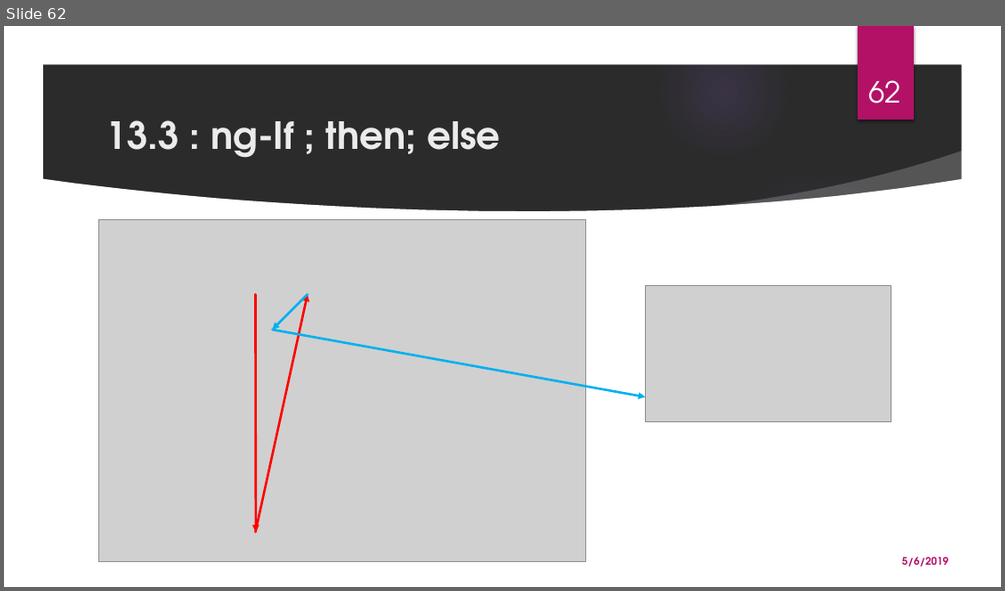
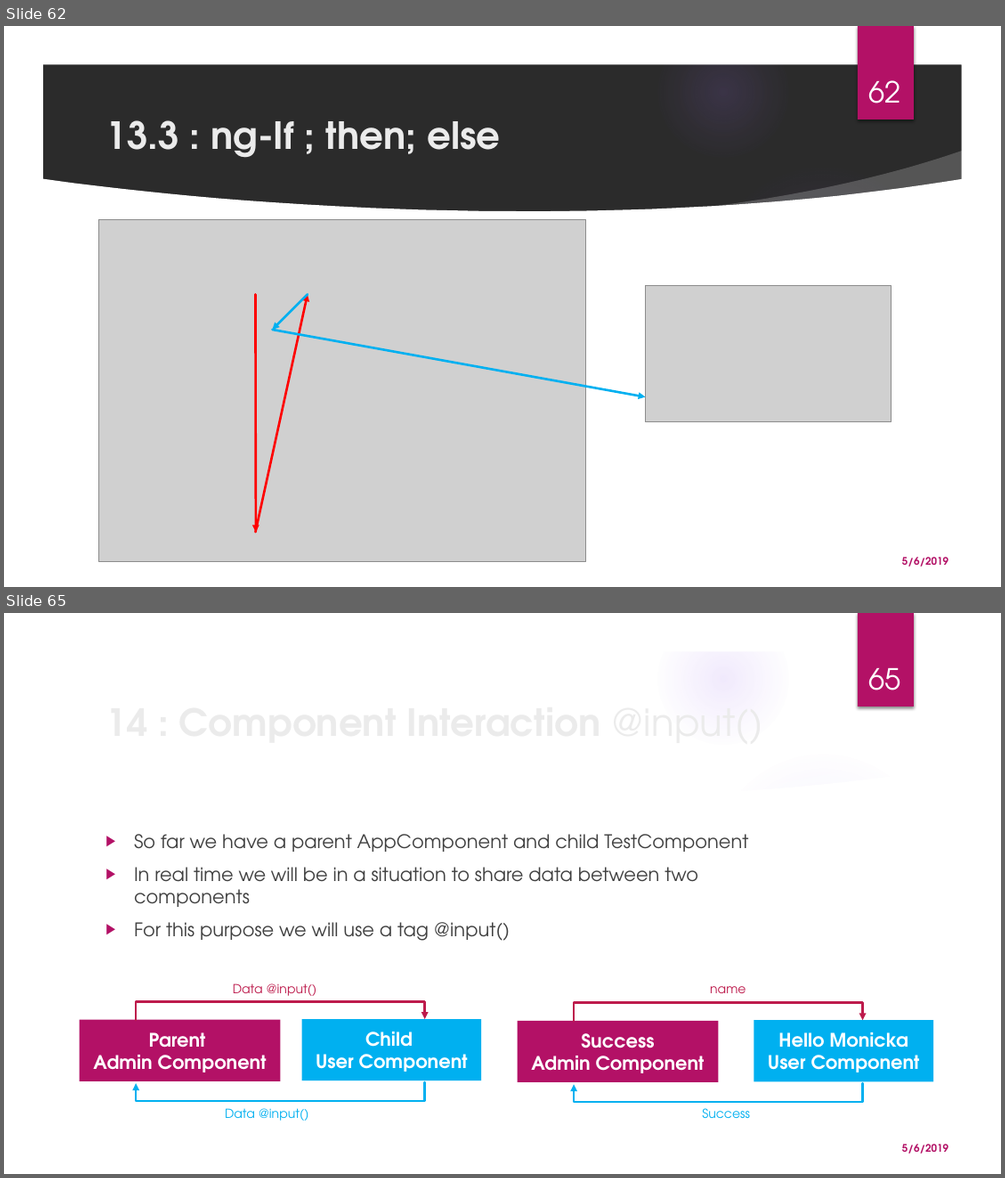
Before and after one commit to monicka2479/AngularSession, a slide deck: Angular Presentation.pptx. Shown one above the other, each under a label of ours: slide 62 before the commit, slides 62 and 65 after it; the slides between them are not shown. The pictures are 1005x591 and 1005x1178 pixels, drawn with LibreOffice and Linux fonts; fonts in the diff are those of the drawing; grey boxes stand for pictures; background and template pictures are left out; a plain dark background stands for a picture behind light text. Boxes give left, top, right and bottom in pixels: in the first picture for what was removed or moved away, otherwise in the second. Text is boxed around its words. In the diff, an @@ line names an element or a change of style, - is before the commit and + after.

Commit message:
Added Component interaction

```diff
--- a/Angular Presentation.pptx
+++ b/Angular Presentation.pptx
@@ slide 65 added at (4, 613, 1001, 1174), background picture (left out); not listed: 9 template elements that a slide beside it also shows @@
@@ page number added at (868, 668, 900, 690), 28 pt, text #FFFFFF @@
+65
@@ text added at (134, 834, 748, 941), 18 pt, text #404040 @@
+▶ So far we have a parent AppComponent and child TestComponent
+▶ In real time we will be in a situation to share data between two components
+▶ For this purpose we will use a tag @input()
@@ title added at (434, 922, 510, 941), 36 pt, text #EBEBEB, bold @@
+14 : Component Interaction @input()
@@ text added at (233, 983, 317, 996), 12 pt, text #BD1B4C @@
+Data @input()
@@ text added at (710, 986, 745, 993), 12 pt, text #BD1B4C @@
+name
@@ elbow arrow added from (136, 1020) to (425, 1019), #BD1B4C 2.25 pt @@
@@ elbow arrow added from (574, 1022) to (863, 1020), #BD1B4C 2.25 pt @@
@@ rectangle added at (80, 1020, 281, 1081), fill #B31166, 18 pt, text #FFFFFF, bold @@
+Parent
+Admin Component
@@ rectangle added at (301, 1019, 481, 1080), fill #00B0F0, 18 pt, text #FFFFFF, bold @@
+Child
+User Component
@@ rectangle added at (517, 1021, 718, 1082), fill #B31166, 18 pt, text #FFFFFF, bold @@
+Success
+Admin Component
@@ rectangle added at (754, 1020, 933, 1081), fill #00B0F0, 18 pt, text #FFFFFF, bold @@
+Hello Monicka
+User Component
@@ elbow arrow added from (425, 1082) to (136, 1083), #00B0F0 2.25 pt @@
@@ elbow arrow added from (863, 1083) to (574, 1084), #00B0F0 2.25 pt @@
@@ text added at (225, 1108, 309, 1120), 12 pt, text #00B0F0 @@
+Data @input()
@@ text added at (702, 1108, 749, 1118), 12 pt, text #00B0F0 @@
+Success
@@ text added at (902, 1143, 948, 1153), 10 pt, text #B31166, bold @@
+5/6/2019
```
Also in this commit, not shown: 3 other slides added.
